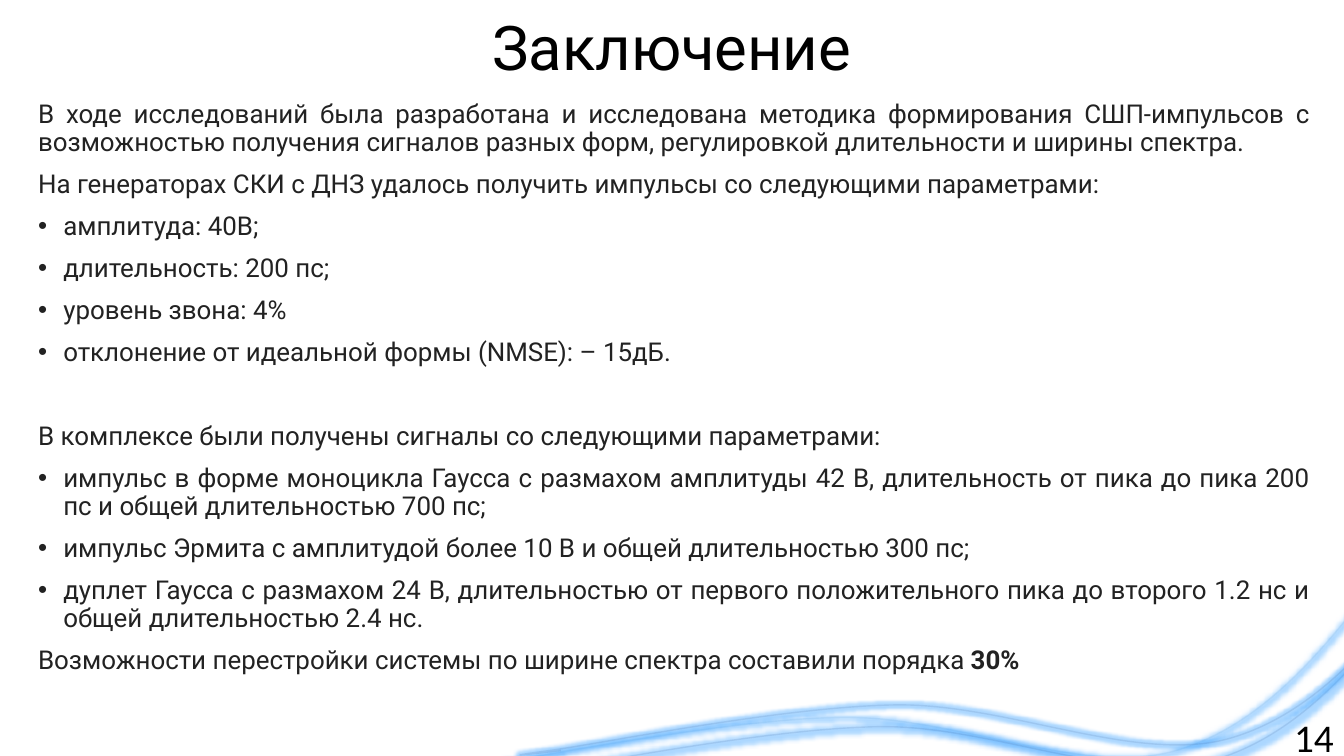
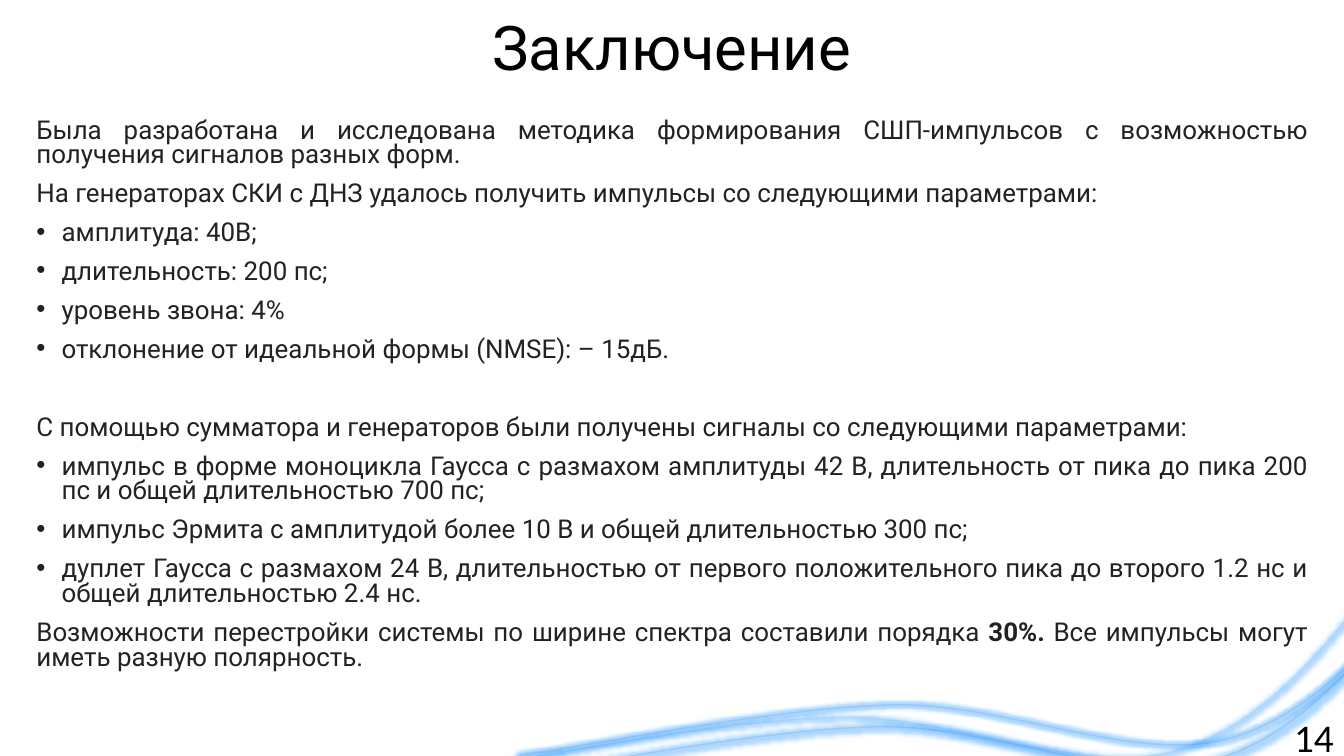
Before and after one commit to liveinscarlet/Study, a slide deck: slide 14 of Диссертация и предзащита/Презентация для предзащиты.pptx. Drawn at 1344x756 pixels with LibreOffice and Linux fonts; fonts in the diff are those of the drawing; background and template pictures are left out. Boxes give left, top, right and bottom in pixels: in the first picture for what was removed or moved away, otherwise in the second. Text is boxed around its words. In the diff, an @@ line names an element or a change of style, - is before the commit and + after.

```diff
--- a/Диссертация и предзащита/Презентация для предзащиты.pptx
+++ b/Диссертация и предзащита/Презентация для предзащиты.pptx
@@ text "Была разработана и исследована методика ...": place and size @@
-text "Была разработана и исследована методика ..." at [38,103,1310,675]
+text "Была разработана и исследована методика ..." at [36,119,1308,672]
@@ text at [36,119,1307,169]: text changed @@
-В ходе исследований была разработана и исследована методика формирования СШП-импульсов с возможностью получения сигналов разных форм, регулировкой длительности и ширины спектра.
+Была разработана и исследована методика формирования СШП-импульсов с возможностью получения сигналов разных форм.
@@ text at [36,183,1308,606]: line spacing 0.9 to 0.8 @@
@@ text at [36,416,1187,442]: text changed @@
-В комплексе были получены сигналы со следующими параметрами:
+С помощью сумматора и генераторов были получены сигналы со следующими параметрами:
@@ text at [36,622,1307,672]: text changed @@
-Возможности перестройки системы по ширине спектра составили порядка 30%
+Возможности перестройки системы по ширине спектра составили порядка 30%. Все импульсы могут иметь разную полярность.
```
Also in this commit, not shown: 5 other slides changed.
